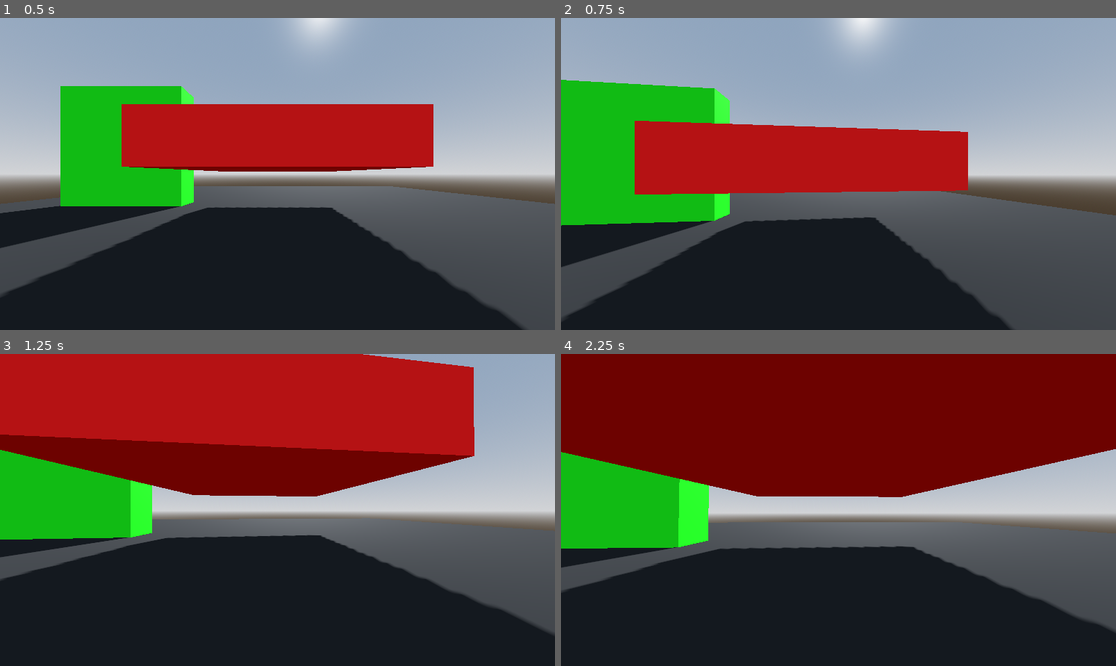
Above: before the commit, frames 1-4 (two rows, left to right).
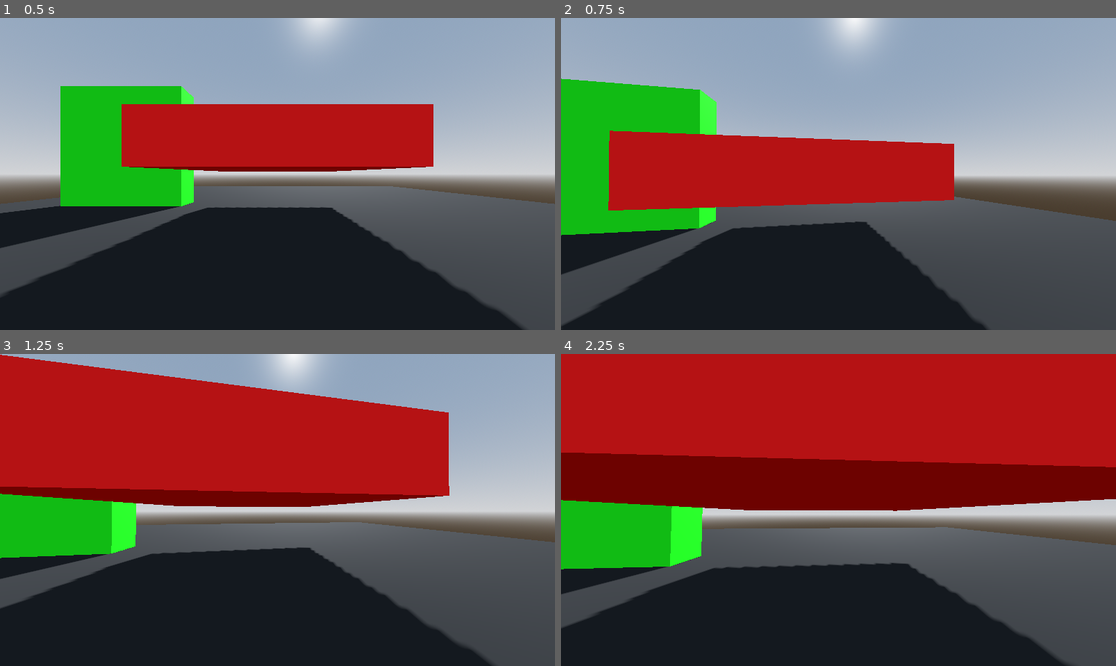
Above: after the commit, the same moments.

Repository: Mad565/IMPROVED-FPS-CONTROLLER-FOR-GODOT
Game: Godot game, scene res://MAIN/MAIN.tscn
Same seed, same stepped clock (60 frames per second), same inputs: the game is played once before the commit and once after it.
Inputs (mouse positions are in pixels of both pictures, inside the frame that each line leads up to):
- Up to frame 1 (0.5 s): no input
- Up to frame 2 (0.75 s): tap Enter (ui_accept) at 0.5 s; move the mouse to (866, 174) at 0.52 s; hold W (MOVE_FORWARD) from 0.53 s (still down); hold Ctrl (crouch) from 0.53 s (still down)
- Up to frame 3 (1.25 s): keep holding W (MOVE_FORWARD); keep holding Ctrl (crouch); tap Enter (ui_accept) at 0.77 s; tap Shift (sprint) at 0.8 s
- Up to frame 4 (2.25 s): keep holding W (MOVE_FORWARD); move the mouse to (810, 510) at 1.27 s; release Ctrl (crouch) at 1.28 s; tap Shift (sprint) at 1.35 s; tap Enter (ui_accept) at 1.52 s; tap Ctrl (crouch) at 1.55 s; move the mouse to (849, 503) at 2.02 s; hold Ctrl (crouch) from 2.03 s (still down)

Frame 1 is identical in both runs. In frame 2, 10% of the frame differs, in the area x 0-100%, y 0-100%; in frame 3, 36%; in frame 4, 55%.

Commit message:
Add files via upload

Diff:
--- a/FPS CONTROLLER/Fps.gd
+++ b/FPS CONTROLLER/Fps.gd
@@ -25,7 +25,7 @@
 # LOWEST HEIGHT AND MAXIMUM TRANSITION SPEED OF CROUCHING.
 var crouch_speed = 10.0
 # MOUSE SENSITIVITY.
-var mouse_sense = 0.1
+var mouse_sense = 0.15
 #IMPROTANT VARIABLES FOR PLAYER MOVEMENT.
 var is_forward_moving = false
 var direction = Vector3()
@@ -45,7 +45,7 @@
 	if event is InputEventMouseMotion:
 		rotate_y(deg_to_rad(-event.relative.x * mouse_sense))
 		head.rotate_x(deg_to_rad(-event.relative.y * mouse_sense))
-		head.rotation.x = clamp(head.rotation.x, deg_to_rad(-90), deg_to_rad(90))
+		head.rotation.x = clamp(head.rotation.x, deg_to_rad(-90.0), deg_to_rad(90.0))
 
 # CALLED EVERY FRAME. 'DELTA' IS THE ELAPSED TIME SINCE THE PREVIOUS FRAME.
 # ALSO THIS WILL HANDLE ALL THE PLAYERS MOVEMENT AND PHYSICS.
@@ -61,13 +61,12 @@
 	# GETS KEYBOARD INPUT.
 	# GET THE INPUT DIRECTION AND HANDLE THE MOVEMENT/DECELERATION.
 	# AS GOOD PRACTICE, YOU SHOULD REPLACE UI ACTIONS WITH CUSTOM GAMEPLAY ACTIONS.
-	var h_rotation = global_transform.basis.get_euler().y
 	var input_direction = Input.get_vector("MOVE_LEFT", "MOVE_RIGHT", "MOVE_FORWARD", "MOVE_BACKWARD")
 	if input_direction.y < 0.0:
 		is_forward_moving = true
 	else:
 		is_forward_moving = false
-	direction = Vector3(input_direction.x, 0.0, input_direction.y).rotated(Vector3.UP, h_rotation).normalized()
+	direction = (transform.basis * Vector3(input_direction.x, 0.0, input_direction.y)).normalized()
 	#SWITCHING BETWEEN SPEEDS
 	if Input.is_action_pressed("sprint") and is_forward_moving:
 		speed = sprint_speed
@@ -98,11 +97,12 @@
 	if Input.is_action_pressed("crouch"):
 		# IT WILL LOWER THE SIZE OF THE CAPSULE BY THE CROUCHING SPEED AND DECREASES THE JUMP VALUE AND ,
 		# SETS SPEED TO NORMAL SPEED.
-		speed = normal_speed
+		sprint_speed = 5.0
 		jump_velocity = 0.0
 		player_capsule.shape.height -= crouch_speed * delta
 	elif not colliding:
 		# IT WILL INCREASE THE SIZE OF THE CAPSULE BY THE CROUCHING SPEED AND RESETS THE JUMP VALUE.
-		jump_velocity = 3.5
+		sprint_speed = 10.0
+		jump_velocity = 4.5
 		player_capsule.shape.height += crouch_speed * delta
 	player_capsule.shape.height =  clamp(player_capsule.shape.height, crouch_height,normal_height)
